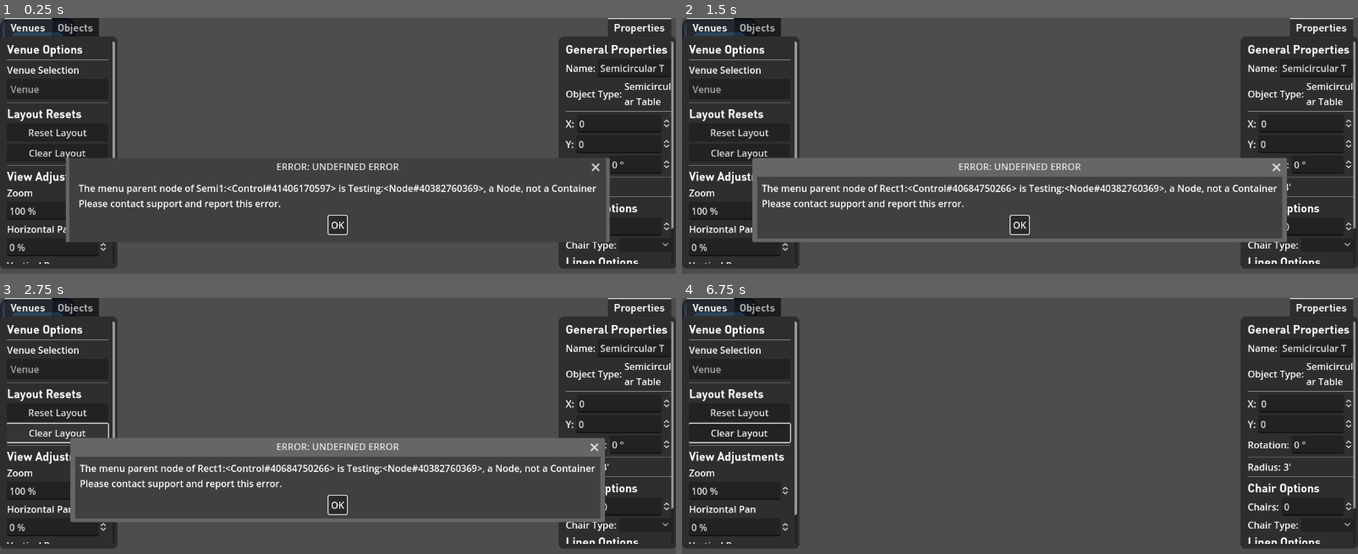
Above: before the commit, frames 1-4 (two rows, left to right).
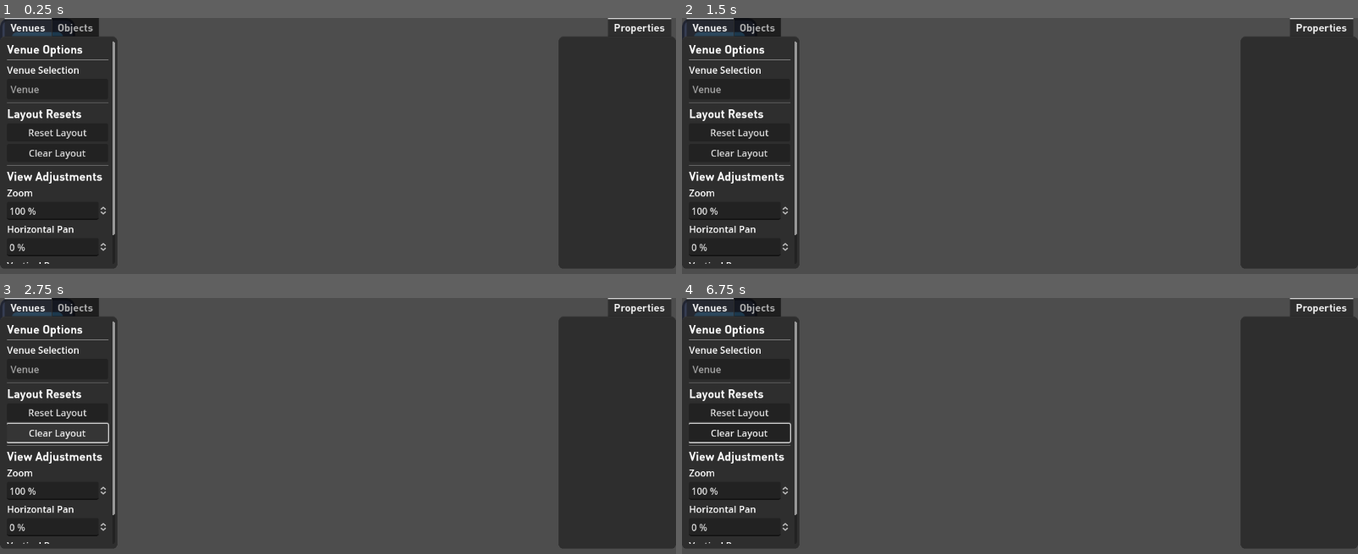
Above: after the commit, the same moments.

Repository: NeptunesOrca/Barcino
Game: Godot game, scene res://main.tscn
Two runs of this game, one before a commit and one after it. Both use one fixed random seed, a clock stepped at 60 frames per second and the inputs below. The project has no main scene, so this scene is started directly. The engine's default icon, where the game draws it, is replaced by a stand-in: a white triangle on a blue panel in a dark square.
Inputs (mouse positions are in pixels of both pictures, inside the frame that each line leads up to):
- Up to frame 1 (0.25 s): no input
- Up to frame 2 (1.5 s): click (1020, 225) at 0.5 s, where only the run before the commit has a clickable "OK"; click (1020, 225) at 1.25 s, where only the run before the commit has a clickable "OK"
- Up to frame 3 (2.75 s): click "Clear Layout" at 2 s
- Up to frame 4 (6.75 s): click (outside the picture) at 2.75 s, where only the run before the commit has a clickable "NONE"; click "Clear Layout" at 3.5 s; click (outside the picture) at 4.25 s, where only the run before the commit has a clickable "NONE"; click "Clear Layout" at 5 s; click (outside the picture) at 5.75 s, where only the run before the commit has a clickable "NONE"; click (1020, 505) at 6.5 s, where only the run before the commit has a clickable "OK"

The runs differ from the first frame. In frame 1, 4.8% of the frame differs, in the area x 9-100%, y 9-97%; in frame 2, 11%, in the area x 10-100%, y 9-97%; in frame 3, 11%; in frame 4, 2.3%.

Commit message:
All property generation tests passed

Diff:
--- a/Scripts/TestingSuite.gd
+++ b/Scripts/TestingSuite.gd
@@ -12,10 +12,10 @@
 	#ErrorHandlerTesting() #TEST: passed DEC13/2024
 	#ErrorTesting() #TEST: passed DEC13/2024
 	#SelectionPropertiesAndFieldsTesting() #TEST: passed DEC13/2024
-	TablesTesting()
+	#TablesPropertiesTesting() #TEST: passed DEC24/2024
 	return
 
-func TablesTesting():
+func TablesPropertiesTesting(): #TEST: passed DEC24/2024
 	var testRect = Table.new(Table.tableShapeType.RECTANGULAR,TableDim.new(6,2.5),"Rectangular Table")
 	testRect.name = "Rect1"
 	var testRound = Table.new(Table.tableShapeType.ROUND,TableDim.new(5), "Round Table")
